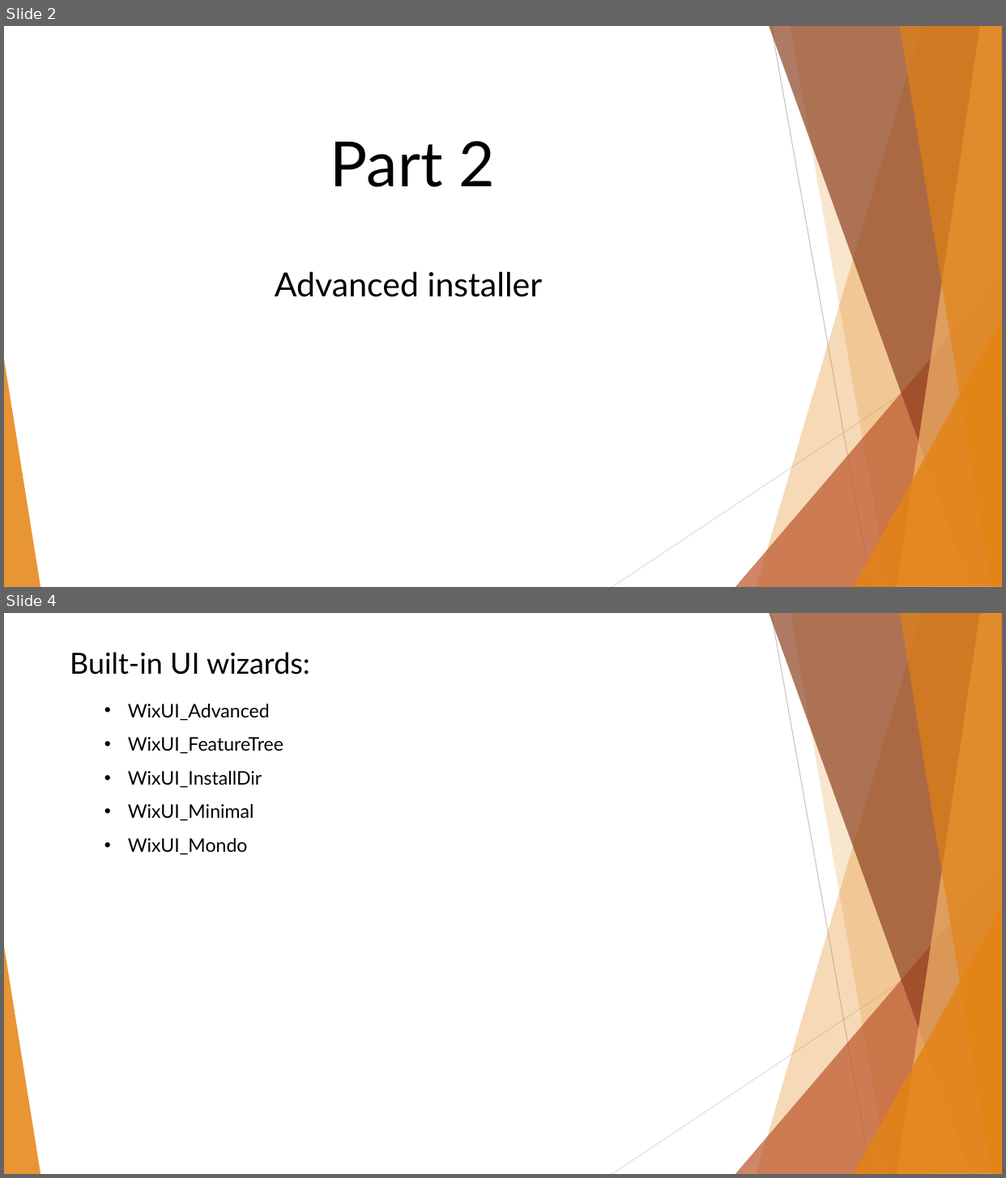
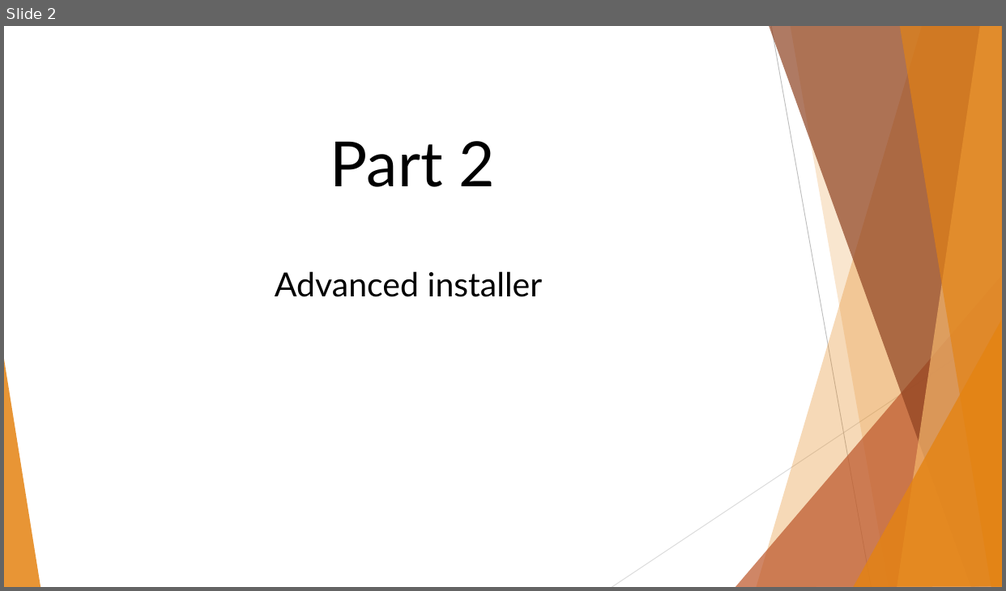
Before and after one commit to BinaryStudioAcademy/WixGettingStartedCourse, a slide deck: Part 2/WiX Part 2.pptx. Shown one above the other, each under a label of ours: slides 2 and 4 before the commit, slide 2 after it; the slides between them are not shown. The pictures are 1006x1178 and 1006x591 pixels, drawn with LibreOffice and Linux fonts; fonts in the diff are those of the drawing. Boxes give left, top, right and bottom in pixels: in the first picture for what was removed or moved away, otherwise in the second. Text is boxed around its words. In the diff, an @@ line names an element or a change of style, - is before the commit and + after.

```diff
--- a/Part 2/WiX Part 2.pptx
+++ b/Part 2/WiX Part 2.pptx
@@ slide 4 removed at <box>4,613,1002,1174</box>, background #FFFFFF; not listed: 10 template elements that a slide beside it also shows @@
@@ text removed at <box>70,652,310,675</box> @@
-Built-in UI wizards:
@@ text removed at <box>128,704,283,855</box> @@
-• WixUI_Advanced
-• WixUI_FeatureTree
-• WixUI_InstallDir
-• WixUI_Minimal
-• WixUI_Mondo
```
Also in this commit, not shown: 1 slide changed.
